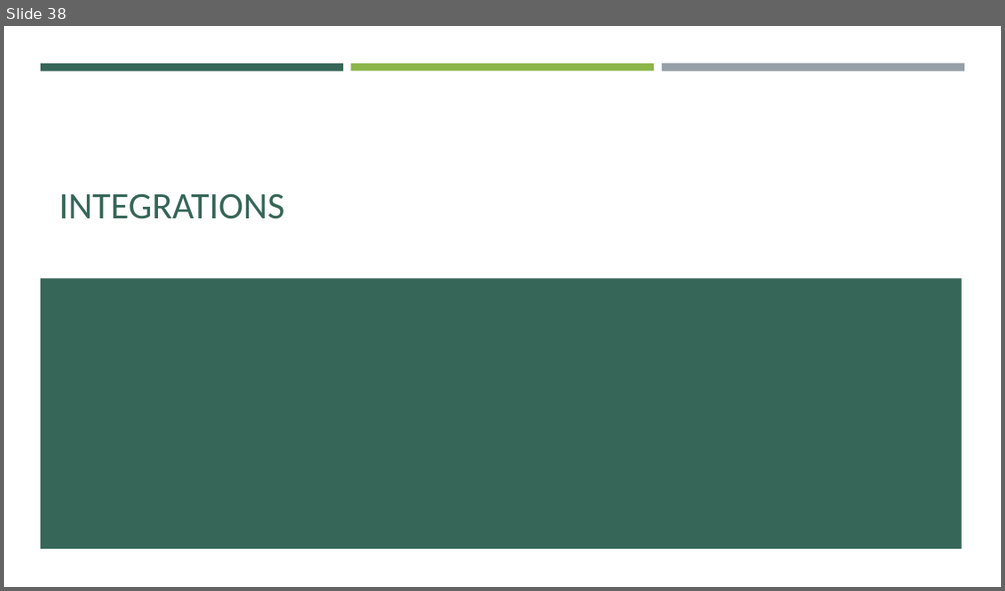
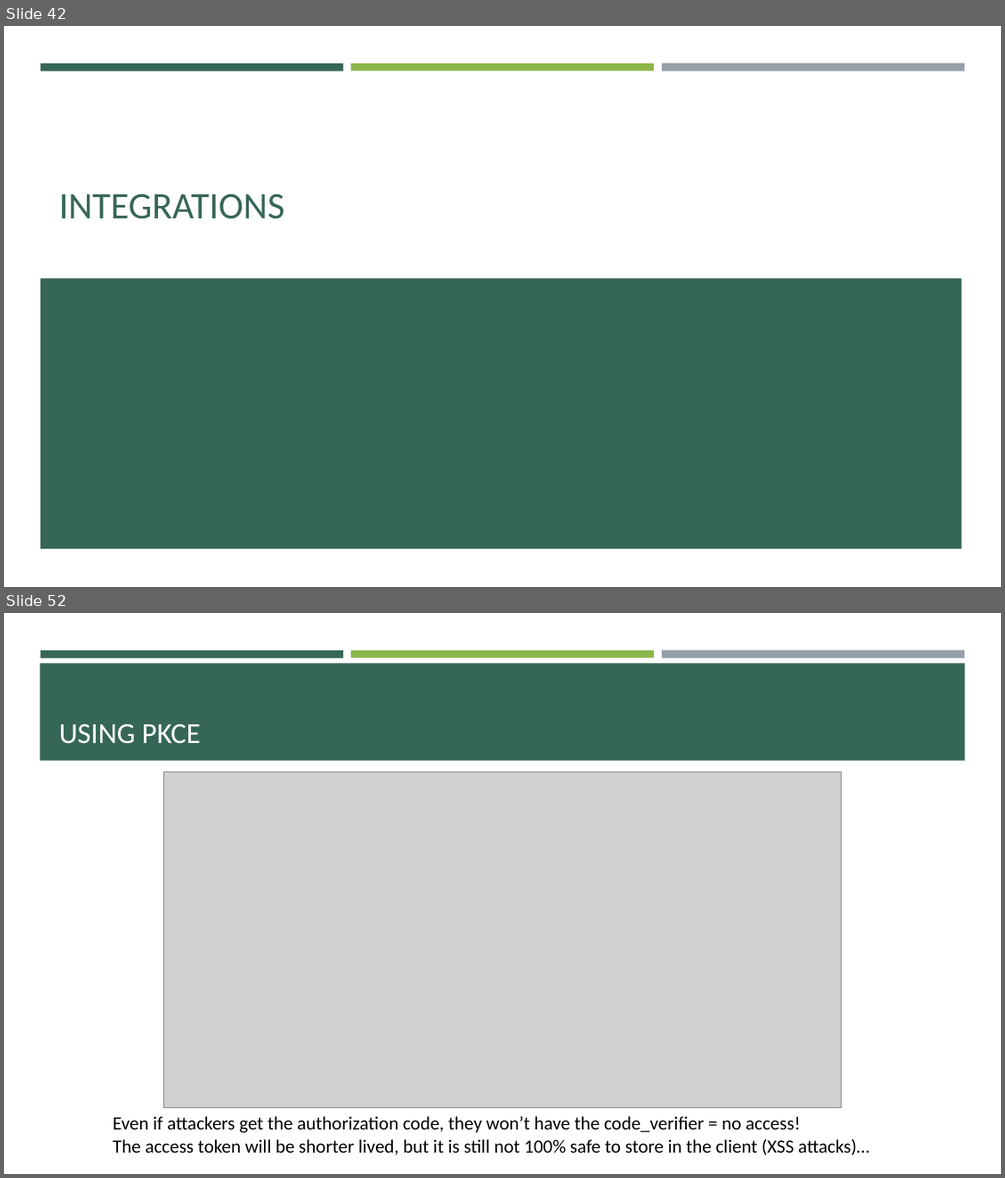
Before and after one commit to e-m-wilson/SNOW, a slide deck: Week_6/Data_Migration_&_Integration.pptx. Shown one above the other, each under a label of ours: slide 38 before the commit, slides 42 and 52 after it; the slides between them are not shown. The pictures are 1005x591 and 1005x1178 pixels, drawn with LibreOffice and Linux fonts; fonts in the diff are those of the drawing; grey boxes stand for pictures. Boxes give left, top, right and bottom in pixels: in the first picture for what was removed or moved away, otherwise in the second. Text is boxed around its words. In the diff, an @@ line names an element or a change of style, - is before the commit and + after.

```diff
--- a/Week_6/Data_Migration_&_Integration.pptx
+++ b/Week_6/Data_Migration_&_Integration.pptx
@@ slide 52 added at bbox=[4, 613, 1001, 1174], background #FFFFFF; not listed: 3 template elements that a slide beside it also shows @@
@@ rectangle added at bbox=[40, 663, 965, 761], fill #366658 @@
@@ title added at bbox=[59, 724, 201, 743], 28 pt, text #FFFFFF @@
+USING PKCE
@@ picture added at bbox=[164, 772, 841, 1108] @@
@@ text added at bbox=[113, 1116, 869, 1155], 18 pt, text #000000 @@
+Even if attackers get the authorization code, they won’t have the code_verifier = no access!
+The access token will be shorter lived, but it is still not 100% safe to store in the client (XSS attacks)…
@@ what was slide 38 is now slide 42 @@
```
Also in this commit, not shown: 16 other slides added, 4 other files.
